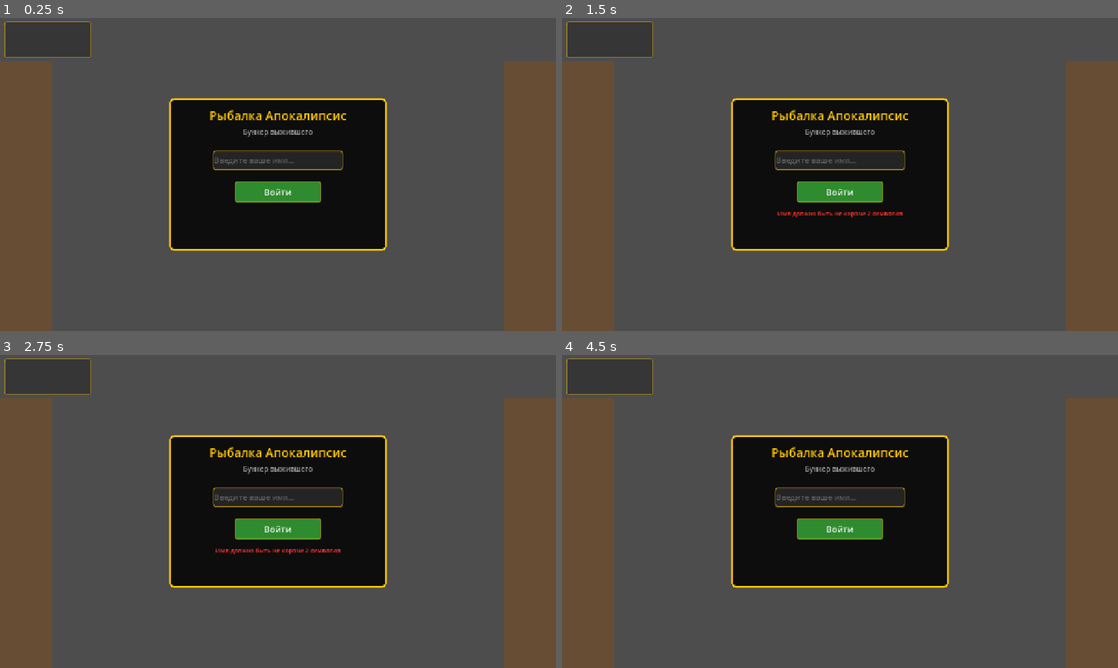
Above: before the commit, frames 1-4 (two rows, left to right).
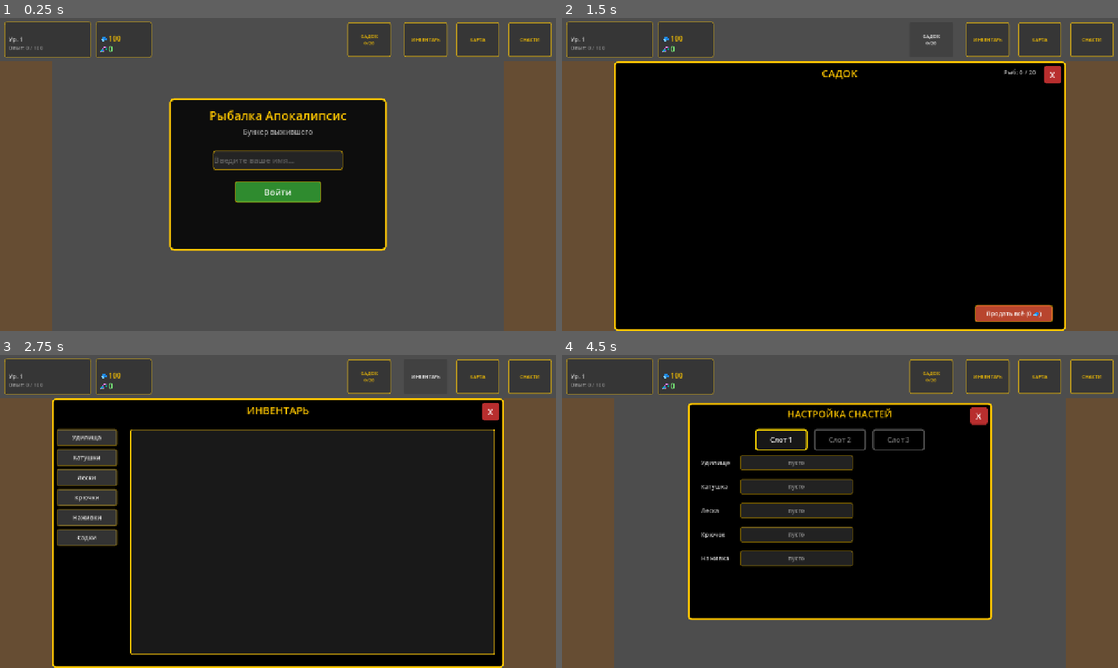
Above: after the commit, the same moments.

Repository: Prokyrator/ApokalipsisFISHING
Game: Godot game, scene res://scenes/login_panel.tscn
Two runs of this game, one before a commit and one after it. Both use one fixed random seed, a clock stepped at 60 frames per second and the inputs below.
Inputs (mouse positions are in pixels of both pictures, inside the frame that each line leads up to):
- Up to frame 1 (0.25 s): no input
- Up to frame 2 (1.5 s): click "Войти" at 0.5 s; click (928, 39) at 1.25 s, where only the run after the commit has a clickable "САДОК 0/20"
- Up to frame 3 (2.75 s): click (428, 376) at 2 s, where only the run after the commit has a clickable "ИНВЕНТАРЬ"
- Up to frame 4 (4.5 s): click (1040, 376) at 2.75 s, where only the run after the commit has a clickable "КАРТА"; click (1090, 376) at 3.5 s, where only the run after the commit has a clickable "СНАСТИ"; click (778, 439) at 4.25 s, where only the run after the commit has a clickable "Слот 1"

The runs differ from the first frame. In frame 1, 0.9% of the frame differs, in the area x 1-100%, y 1-13%; in frame 2, 56%, in the area x 1-100%, y 1-100%; in frame 3, 55%; in frame 4, 24%.
Error before the commit: Parse Error: There is already a variable named "save_file" declared in this scope. (res://scripts/game_data.gd:76)

Commit message:
Fix duplicated save_file declaration in GameData._save_data

Diff:
--- a/scripts/game_data.gd
+++ b/scripts/game_data.gd
@@ -53,12 +53,6 @@
 
 
 func _save_data():
-	var save_file = FileAccess.open(file_name, FileAccess.WRITE)
-	if save_file == null:
-		GlobalLogger.log("[GameData] Не удалось открыть save-файл на запись: %s" % file_name)
-		return
-	save_file.store_string(JSON.stringify(data, "\t"))
-	save_file.close()
 	var file_name = "user://save_%s.json" % current_player_name
 	var data = {
 		"inventory": inventory,
@@ -73,7 +67,12 @@
 		"fish_cage": fish_cage,
 		"cage_capacity": cage_capacity
 	}
+
 	var save_file = FileAccess.open(file_name, FileAccess.WRITE)
+	if save_file == null:
+		GlobalLogger.log("[GameData] Не удалось открыть save-файл на запись: %s" % file_name)
+		return
+
 	save_file.store_string(JSON.stringify(data, "\t"))
 	save_file.close()
 
